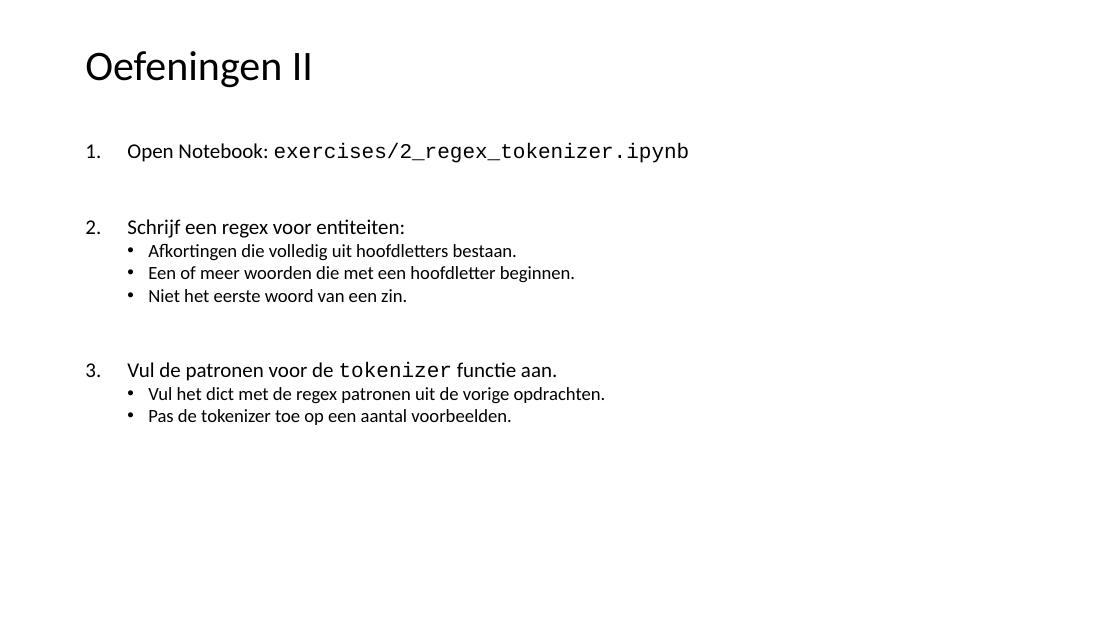
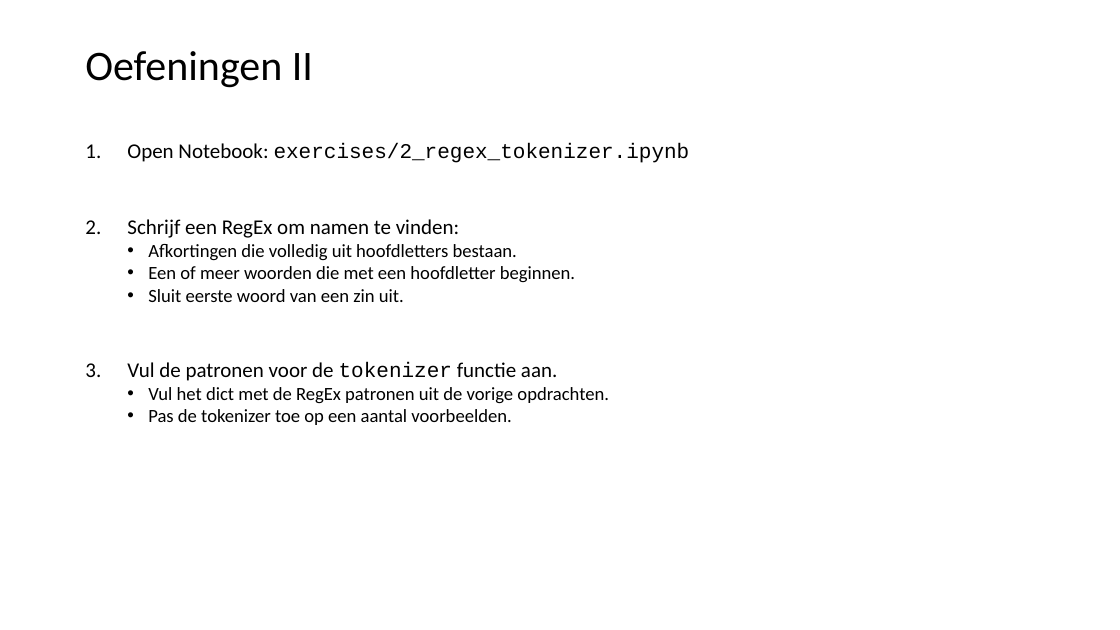
Before and after one commit to LFKoning/knowledge-sharing, a slide deck: slide 22 of python_course/5_nlp/python_cursus_5.pptx (slide 26 before the commit). Drawn at 1120x630 pixels with LibreOffice and Linux fonts; fonts in the diff are those of the drawing. Boxes give left, top, right and bottom in pixels: in the first picture for what was removed or moved away, otherwise in the second. Text is boxed around its words. In the diff, an @@ line names an element or a change of style, - is before the commit and + after.

```diff
--- a/python_course/5_nlp/python_cursus_5.pptx
+++ b/python_course/5_nlp/python_cursus_5.pptx
@@ text at bbox=[127, 219, 459, 238]: text changed @@
-2. Schrijf een regex voor entiteiten:
+2. Schrijf een RegEx om namen te vinden:
@@ text at bbox=[148, 289, 404, 302]: text changed @@
-  • Niet het eerste woord van een zin.
+  • Sluit eerste woord van een zin uit.
@@ text at bbox=[177, 387, 609, 404]: text changed @@
-  • Vul het dict met de regex patronen uit de vorige opdrachten.
+  • Vul het dict met de RegEx patronen uit de vorige opdrachten.
```
Also in this commit, not shown: 37 other slides changed, 12 slides added, 11 slides removed, 10 other files.
